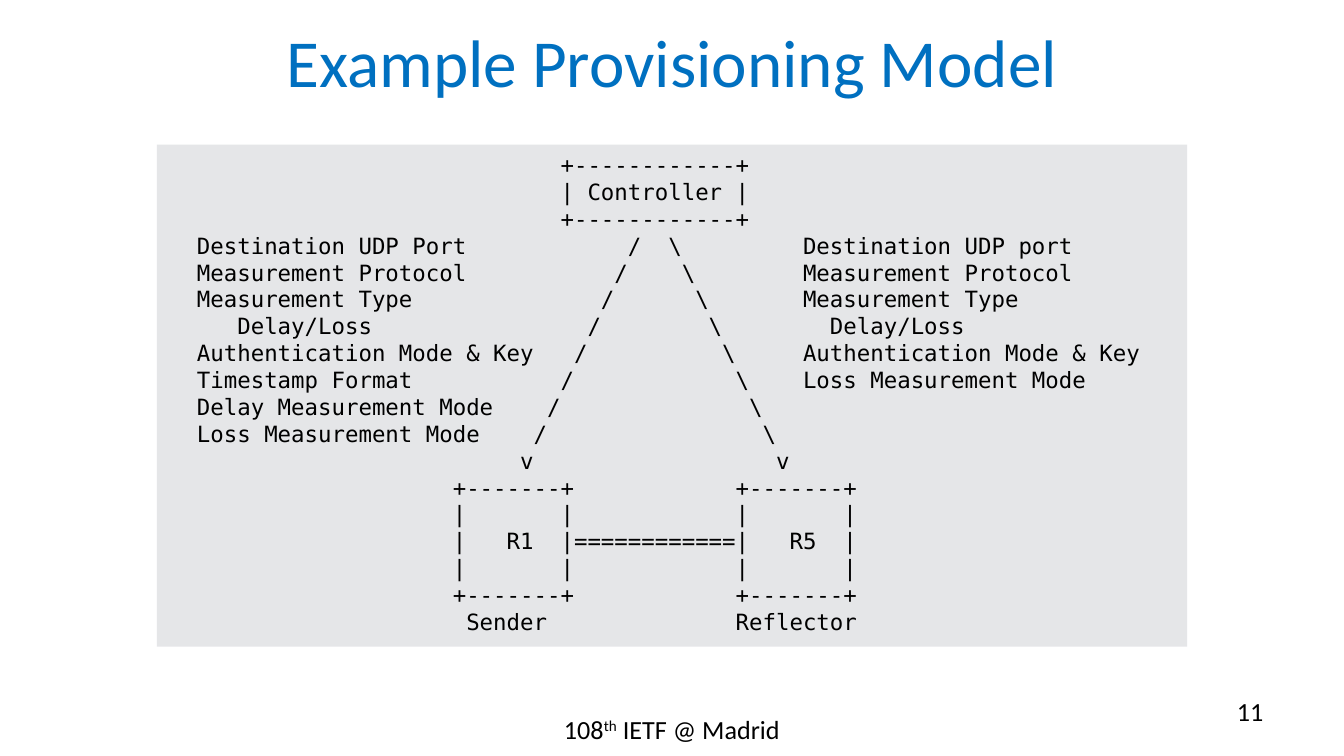
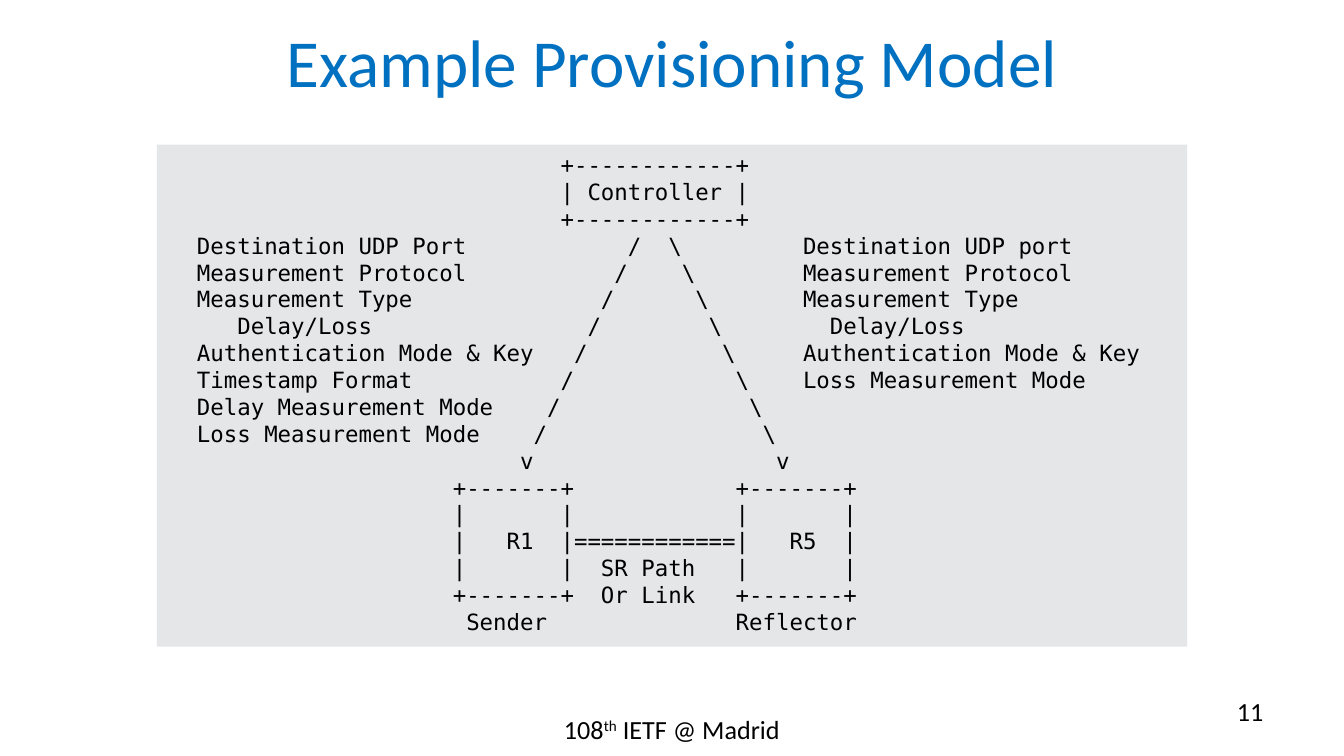
Before and after one commit to rakgandhi/ietf-slides, a slide deck: slide 11 of draft-gandhi-spring-twamp-srpm-09.pptx. Drawn at 1344x756 pixels with LibreOffice and Linux fonts; fonts in the diff are those of the drawing. Boxes give left, top, right and bottom in pixels: in the first picture for what was removed or moved away, otherwise in the second. Text is boxed around its words. In the diff, an @@ line names an element or a change of style, - is before the commit and + after.

```diff
--- a/draft-gandhi-spring-twamp-srpm-09.pptx
+++ b/draft-gandhi-spring-twamp-srpm-09.pptx
@@ text in rectangle at bbox=[601, 559, 695, 604]: text changed @@
-| | | |
-+-------+ +-------+
+| | SR Path | |
++-------+ Or Link +-------+
```
Also in this commit, not shown: 4 other slides changed, 3 other files.
